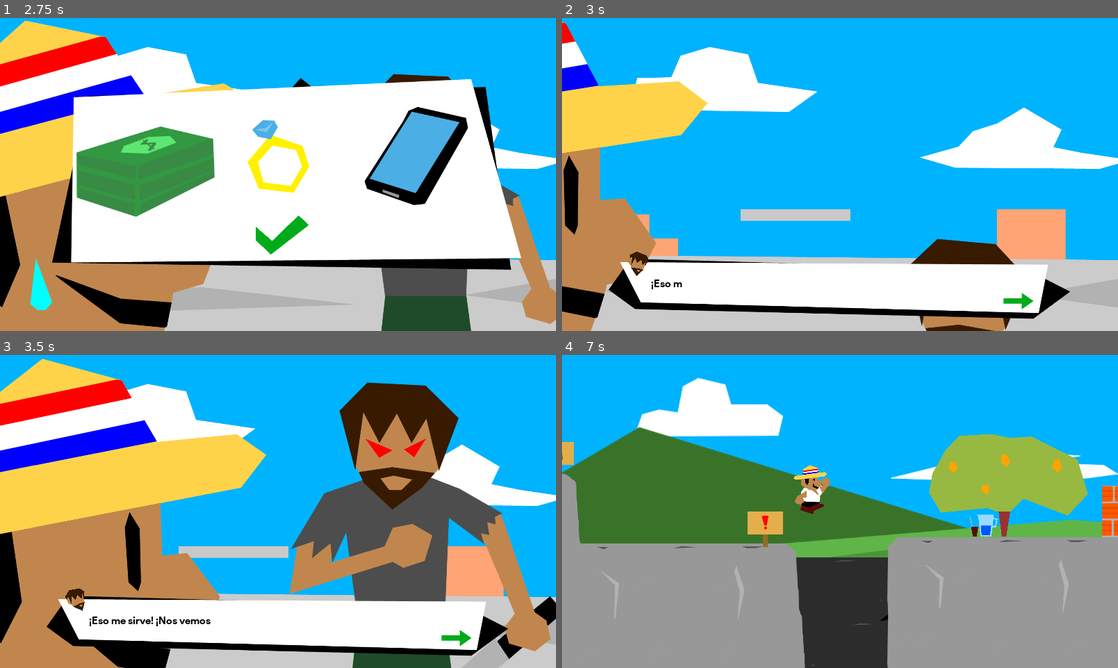
Above: before the commit, frames 1-4 (two rows, left to right).
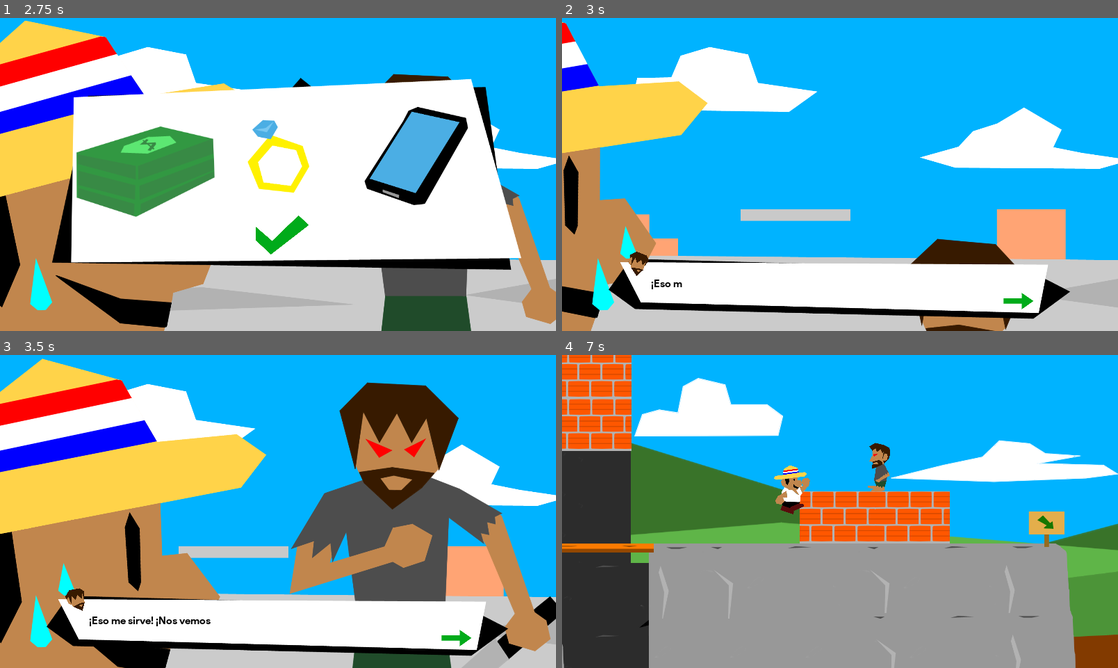
Above: after the commit, the same moments.

Repository: luispereira230797/donmariano
Game: Godot game, scene res://Scenes/Cutscene.tscn
Two runs of this game, one before a commit and one after it. Both use one fixed random seed, a clock stepped at 60 frames per second and the inputs below. This scene is started directly instead of the project's main scene.
Inputs (mouse positions are in pixels of both pictures, inside the frame that each line leads up to):
- Up to frame 1 (2.75 s): click (455, 299) at 0.5 s; hold Right (ui_right) 1.28-2 s; tap Up (ui_up) at 1.52 s; click (139, 152) at 2 s
- Up to frame 2 (3 s): click (845, 233) at 2.75 s
- Up to frame 3 (3.5 s): no input
- Up to frame 4 (7 s): click (1017, 636) at 3.5 s; hold Right (ui_right) 4.28-5.03 s; tap Up (ui_up) at 4.52, 6.02, 6.77 s; hold Left (ui_left) 5.03-5.78 s; hold Right (ui_right) from 5.78 s (still down)

Frame 1 is identical in both runs. In frame 2, 0.5% of the frame differs, in the area x 5-14%, y 66-94%; in frame 3, 0.5%; in frame 4, 41%, in the area x 0-100%, y 0-100%.

Commit message:
Background music when lose, change cutscene logic when lose by enemy, not reset scene

Diff:
--- a/Scenes/Cutscene.tscn
+++ b/Scenes/Cutscene.tscn
@@ -7,6 +7,7 @@
 [ext_resource path="res://assets/sprites/charactersudorcinematica.png" type="Texture" id=5]
 [ext_resource path="res://Scenes/Dialog.tscn" type="PackedScene" id=6]
 [ext_resource path="res://assets/sprites/enemycinematica2.png" type="Texture" id=7]
+[ext_resource path="res://Sounds/BackgroundAsalto-8bit Syndrome _ 8bit Horror - COPYRIGHT FREE MUSIC (128 kbps).mp3" type="AudioStream" id=8]
 
 [sub_resource type="Animation" id=3]
 resource_name = "GameOverDrogadicto"
@@ -469,5 +470,9 @@
 
 [node name="DialogBox" parent="." instance=ExtResource( 6 )]
 
+[node name="AudioStreamPlayer" type="AudioStreamPlayer" parent="."]
+stream = ExtResource( 8 )
+volume_db = -10.0
+
 [connection signal="animation_finished" from="AnimationPlayer" to="." method="_on_AnimationPlayer_animation_finished"]
 [connection signal="next" from="DialogBox" to="." method="_on_DialogBox_next"]
--- a/Scenes/Level1.tscn
+++ b/Scenes/Level1.tscn
@@ -445,7 +445,7 @@
 [node name="CanvasLayer" type="CanvasLayer" parent="."]
 
 [node name="Player" parent="." instance=ExtResource( 1 )]
-position = Vector2( 2382, 835 )
+position = Vector2( 4671, 794 )
 
 [node name="ParallaxBackground4" type="ParallaxBackground" parent="."]
 layer = -98
--- a/Scripts/Cutscene.gd
+++ b/Scripts/Cutscene.gd
@@ -9,8 +9,8 @@
 
 # Called when the node enters the scene tree for the first time.
 func _ready():
-	$AnimationPlayer.play(Global.current_scene)
-	$DialogBox.setTextAndIcon(Global.cutsceneFirstText, Global.cutsceneFirstIcon)
+	reset()
+	$AudioStreamPlayer.play()
 # Called every frame. 'delta' is the elapsed time since the previous frame.
 #func _process(delta):
 #	pass
@@ -30,10 +30,21 @@
 		$DialogBox.visible = false
 		var scene = load("res://Scenes/Items.tscn")
 		var itemsSelectorScene = scene.instance()
+		itemsSelectorScene.name = "Items"
 		add_child(itemsSelectorScene)
+		get_node("Items").connect("itemSelected", self, "itemSelected")
 	elif die:
 		$AnimationPlayer.play("GameOverDrogadicto")
 		Global.dieAssaulted()
 	else:
 		$DialogBox.setTextAndIcon("¡Ah no tenés nada! ¡Entonces me llevo tu vida!", Global.miniDrogadicto)
 		die = true
+
+func itemSelected():
+	remove_child(get_node("Items"))
+	reset()
+
+func reset():
+	$DialogBox.visible = true
+	$AnimationPlayer.play(Global.current_scene)
+	$DialogBox.setTextAndIcon(Global.cutsceneFirstText, Global.cutsceneFirstIcon)
--- a/Scripts/Items.gd
+++ b/Scripts/Items.gd
@@ -8,6 +8,7 @@
 # Declare member variables here. Examples:
 # var a = 2
 # var b = "text"
+signal itemSelected()
 
 
 # Called when the node enters the scene tree for the first time.
@@ -65,4 +66,4 @@
 	Global.select(selected)
 	Global.cutsceneFirstText = "¡Eso me sirve! ¡Nos vemos mañana Don!"
 	Global.cutsceneFirstIcon = Global.miniDrogadicto
-	Global.callCinematic()
+	emit_signal("itemSelected")
Not shown, changed: .mono/metadata/ide_messaging_meta.txt
Not shown: 1 places in Scenes/Cutscene.tscn that only renumber resources
Not shown, added: Sounds/BackgroundAsalto-8bit Syndrome _ 8bit Horror - COPYRIGHT FREE MUSIC (128 kbps).mp3.import
Not shown, added: Sounds/BackgroundAsalto-8bit Syndrome _ 8bit Horror - COPYRIGHT FREE MUSIC (128 kbps).mp3
